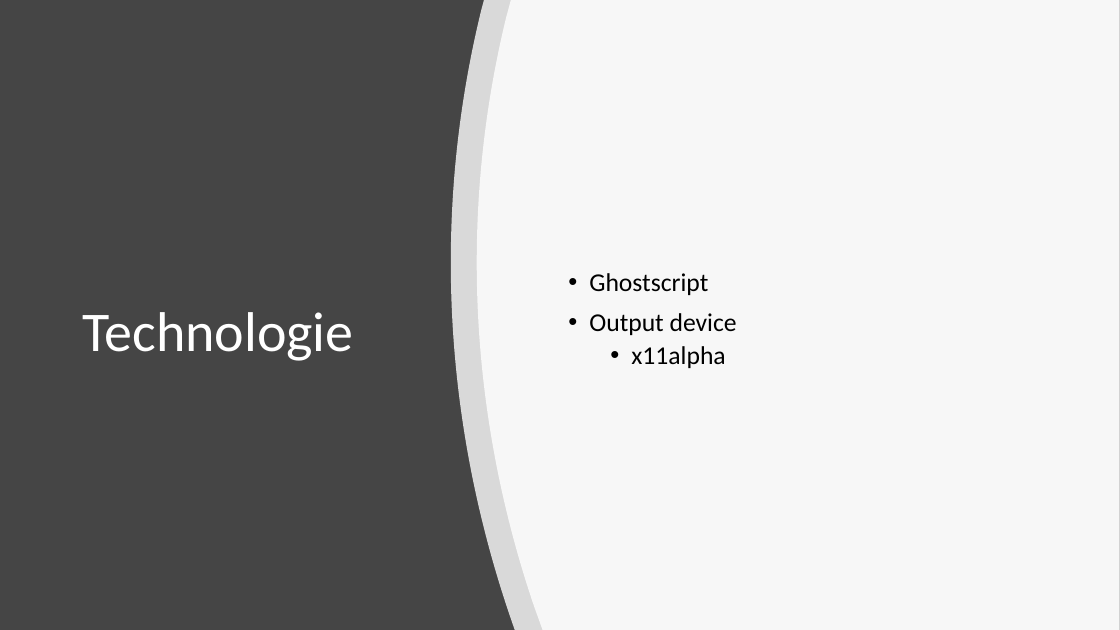
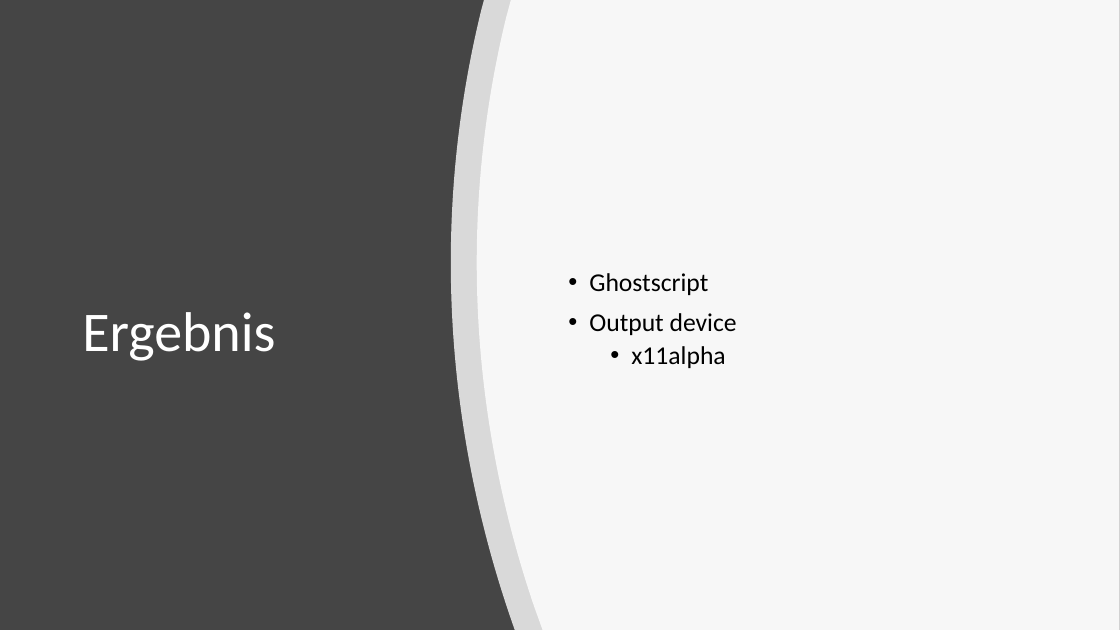
Before and after one commit to schmalzer/forth-project, a slide deck: slide 12 of presentation/vss_1.pptx (slide 6 before the commit). Drawn at 1120x630 pixels with LibreOffice and Linux fonts; fonts in the diff are those of the drawing. Boxes give left, top, right and bottom in pixels: in the first picture for what was removed or moved away, otherwise in the second. Text is boxed around its words. In the diff, an @@ line names an element or a change of style, - is before the commit and + after.

Commit message:
update presentation

```diff
--- a/presentation/vss_1.pptx
+++ b/presentation/vss_1.pptx
@@ title at <box>82,312,275,361</box>: text changed @@
-Technologie
+Ergebnis
```
Also in this commit, not shown: 7 slides added, 1 slide removed.
